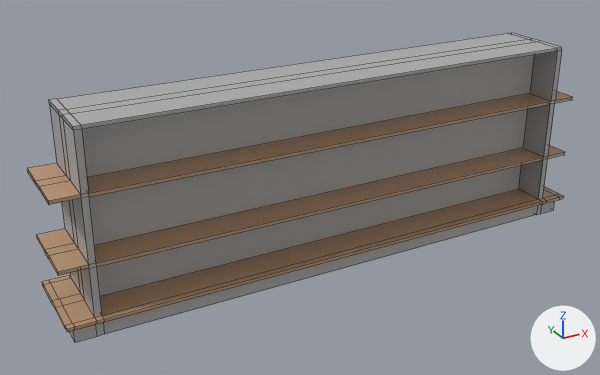
Two versions of the Blender file Assets/Models/Toolshop/Shelf.blend, one commit apart.
Rendered twice from a 50 mm camera at (-6.18, -10.25, 6.36) aimed at (-0.48, 0.11, 1.18). Arrows for +X, +Y and +Z are at lower right; the lights stay in place. Mesh edges are drawn as thin lines.

The scene before the commit, as lines of its bpy script (objects in view):
```python
me_cube_001 = bpy.data.meshes.new('Cube.001')
me_cube_001.from_pydata(...)  # 240 vertices, 238 faces; spans x -4.4..4.4, y -0.7..0.7, z 0.0..3.0
me_cube_001.materials.append(mat_material)  # picture img_colorpalette_png
ob_shelf = bpy.data.objects.new('Shelf', me_cube_001)
ob_shelf.location = (0.0, 0.0, 0.0)
```
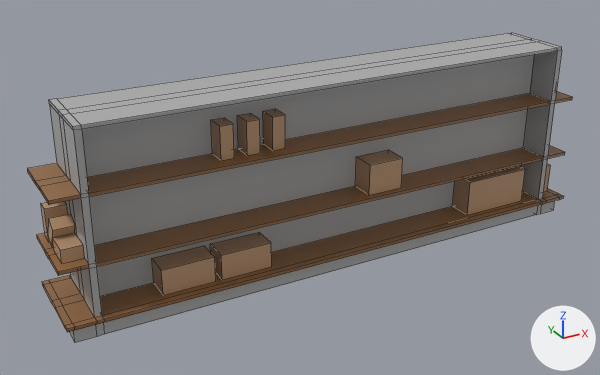
What differs and where, as boxes (x1, y1, x2, y2) in the pictures (600 x 375 px):
part 1 of me_cube_001, added (brown): after (355, 150, 403, 195)
part 2 of me_cube_001, added (brown): after (453, 166, 525, 215)
part 3 of me_cube_001, added (brown): after (211, 118, 234, 161)
part 4 of me_cube_001, added (brown): after (237, 113, 260, 156)
part 5 of me_cube_001, added (brown): after (263, 109, 285, 150)
part 6 of me_cube_001, added (brown): after (152, 246, 216, 295)
part 7 of me_cube_001, added (brown): after (210, 232, 272, 280)
part 8 of me_cube_001, added (brown): after (41, 202, 68, 242)
part 9 of me_cube_001, added (brown): after (53, 233, 85, 264)
part 10 of me_cube_001, added: after (544, 164, 550, 192)
part 11 of me_cube_001, added (brown): after (48, 214, 75, 247)
part 12 of me_cube_001, surface changed: (27, 91, 573, 332) in both

The change, as a list of edits to the scene's bpy script:
```text
Change me_cube_001:
    used by ob_shelf; location = (0.0, 0.0, 0.0)
    verts and faces of me_cube_001; kept vertices keep their numbers, new ones are numbered from 240
    remove me_cube_001.from_pydata(...)  # 240 vertices, 238 faces; spans x -4.4..4.4, y -0.7..0.7, z 0.0..3.0
    add me_cube_001.from_pydata(...)  # 376 vertices, 340 faces; spans x -4.4..4.4, y -0.7..0.7, z 0.0..3.0
    me_cube_001 part 1: a new loose piece, a box spanning x 0.4..1.0, y -0.5..-0.1, z 1.1..1.6, in mat_material (picture img_colorpalette_png)
    me_cube_001 part 2: a new loose piece, a box spanning x 2.4..3.6, y -0.5..-0.1, z 0.3..0.9, in mat_material (picture img_colorpalette_png)
    me_cube_001 part 3: a new loose piece, a box spanning x -2.0..-1.8, y -0.4..-0.1, z 2.1..2.6, in mat_material (picture img_colorpalette_png)
    me_cube_001 part 4: a new loose piece, a box spanning x -1.6..-1.4, y -0.4..-0.1, z 2.1..2.6, in mat_material (picture img_colorpalette_png)
    me_cube_001 part 5: a new loose piece, a box spanning x -1.2..-1.0, y -0.4..-0.1, z 2.1..2.6, in mat_material (picture img_colorpalette_png)
    me_cube_001 part 6: a new loose piece, a box spanning x -3.0..-2.2, y -0.5..-0.1, z 0.3..0.7, in mat_material (picture img_colorpalette_png)
    me_cube_001 part 7: a new loose piece, a box spanning x -2.1..-1.3, y -0.5..-0.1, z 0.3..0.7, in mat_material (picture img_colorpalette_png)
    me_cube_001 part 8: a new loose piece, a box spanning x -4.3..-4.0, y 0.3..0.5, z 1.1..1.6, in mat_material (picture img_colorpalette_png)
    me_cube_001 part 9: a new loose piece, a box spanning x -4.3..-4.0, y -0.4..0.0, z 1.1..1.3, in mat_material (picture img_colorpalette_png)
    me_cube_001 part 10: a new loose piece, a box spanning x 4.0..4.3, y -0.4..0.0, z 0.3..0.8, in mat_material (picture img_colorpalette_png)
    me_cube_001 part 11
    add verts[240] = (-4.3, 0.12, 1.1)  # pixel (52, 247)
    add verts[241] = (-4.3, -0.08, 1.45)  # pixel (52, 230)
    add verts[242] = (-4.3, 0.29, 1.2)  # pixel (48, 235)
    add verts[243] = (-4.3, 0.09, 1.55)  # pixel (48, 218)
    add for new, old in zip([*range(244, 248)], [*range(240, 244)]): verts[new] = verts[old] + (0.3, 0.0, 0.0)
    add faces += [(240, 241, 243, 242), (242, 243, 247, 246), (244, 246, 247, 245), (240, 244, 245, 241), (240, 242, 246, 244), (241, 245, 247, 243)]
    me_cube_001 part 12: 128 kept faces spanning x -4.4..4.4, y -0.7..0.7, z 0.25..2.1 get new texture (UV) coordinates
```
